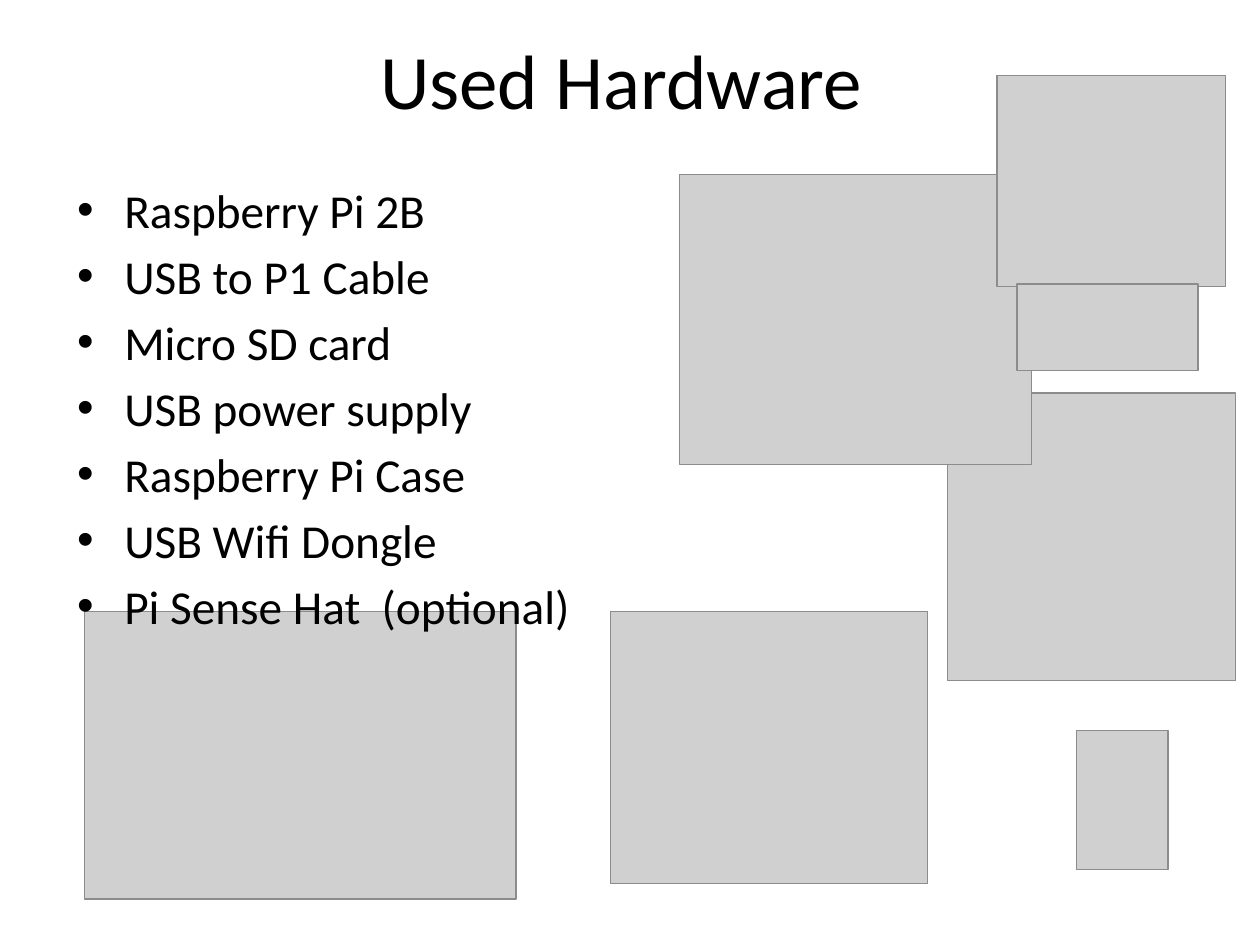
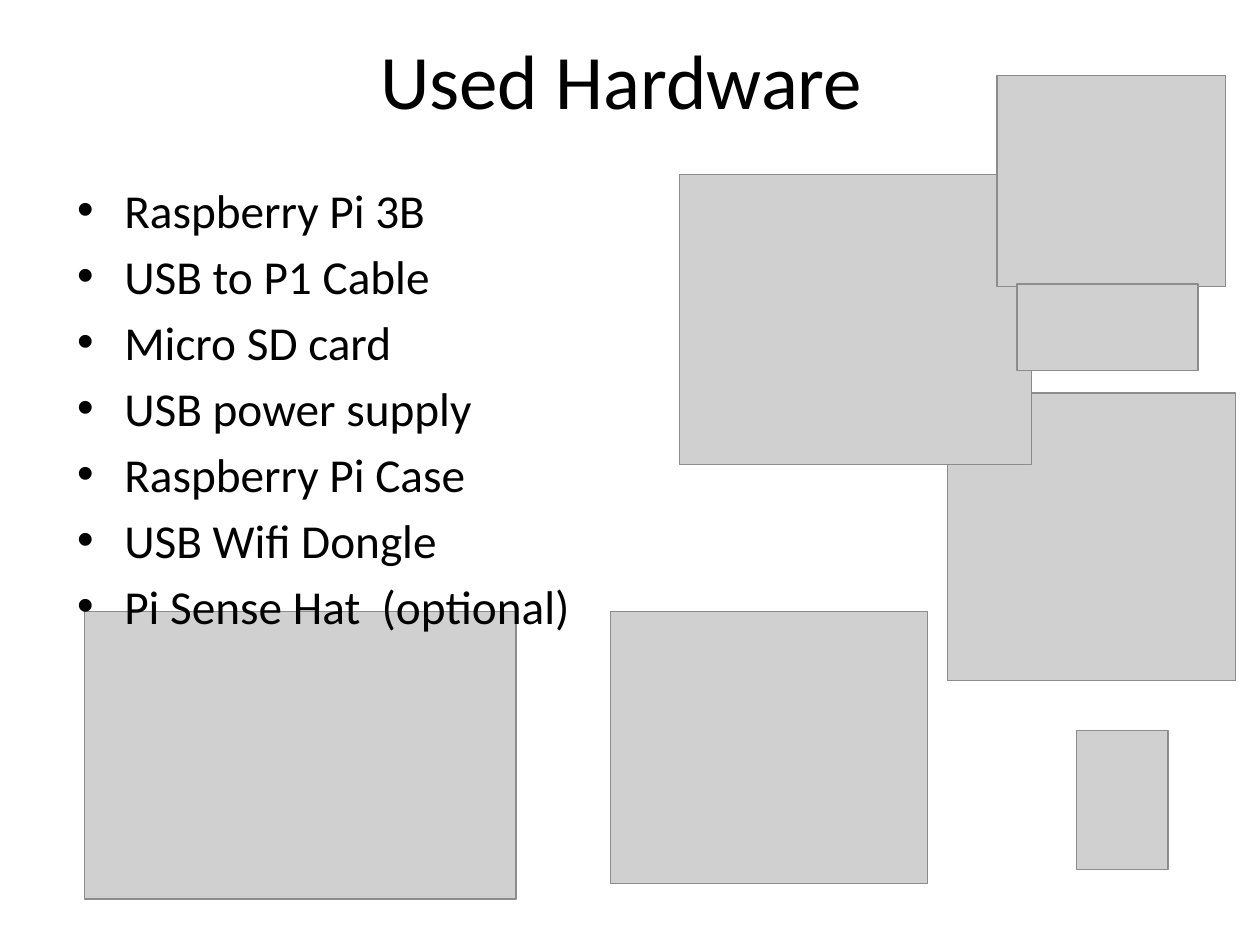
Before and after one commit to plaatsoft/plaatenergy, a slide deck: slide 4 of doc/ppt/PlaatEnergy Design.pptx. Drawn at 1260x945 pixels with LibreOffice and Linux fonts; fonts in the diff are those of the drawing; grey boxes stand for pictures. Boxes give left, top, right and bottom in pixels: in the first picture for what was removed or moved away, otherwise in the second. Text is boxed around its words. In the diff, an @@ line names an element or a change of style, - is before the commit and + after.

```diff
--- a/doc/ppt/PlaatEnergy Design.pptx
+++ b/doc/ppt/PlaatEnergy Design.pptx
@@ text at (124, 195, 425, 236): text changed @@
-• Raspberry Pi 2B
+• Raspberry Pi 3B
```
Also in this commit, not shown: 4 other slides changed, 1 slide added, 7 other files.
